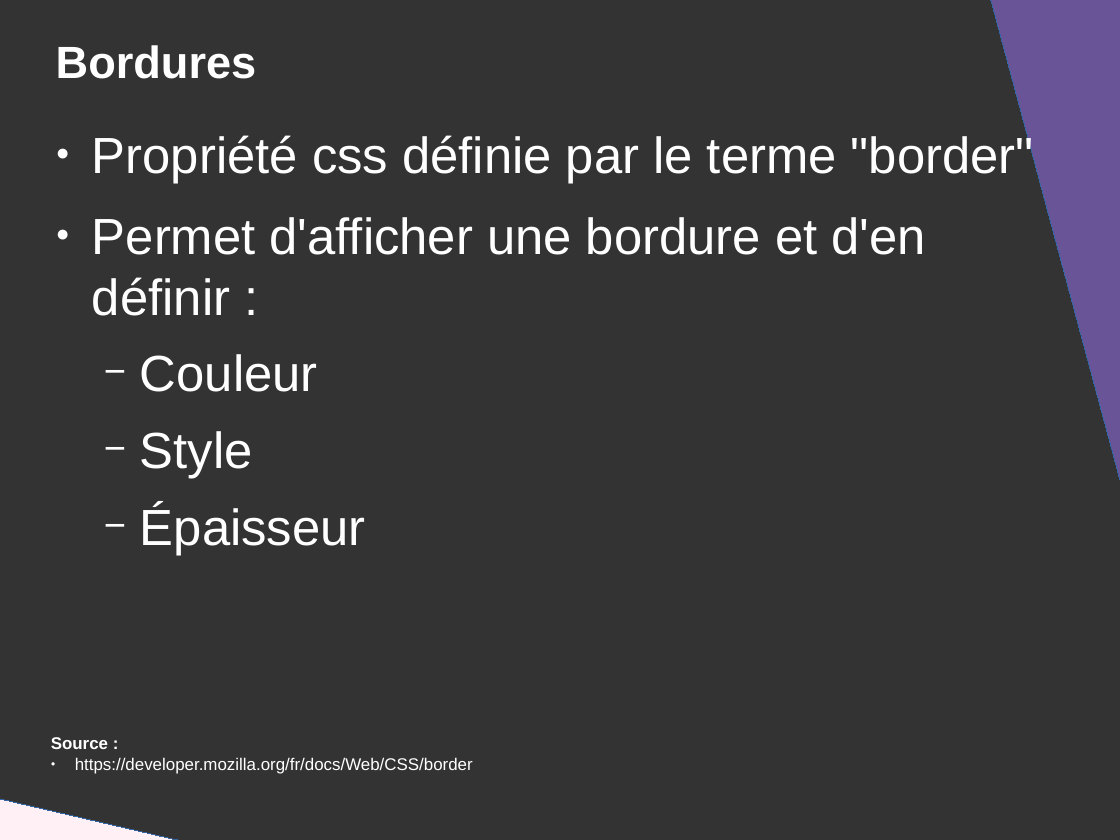
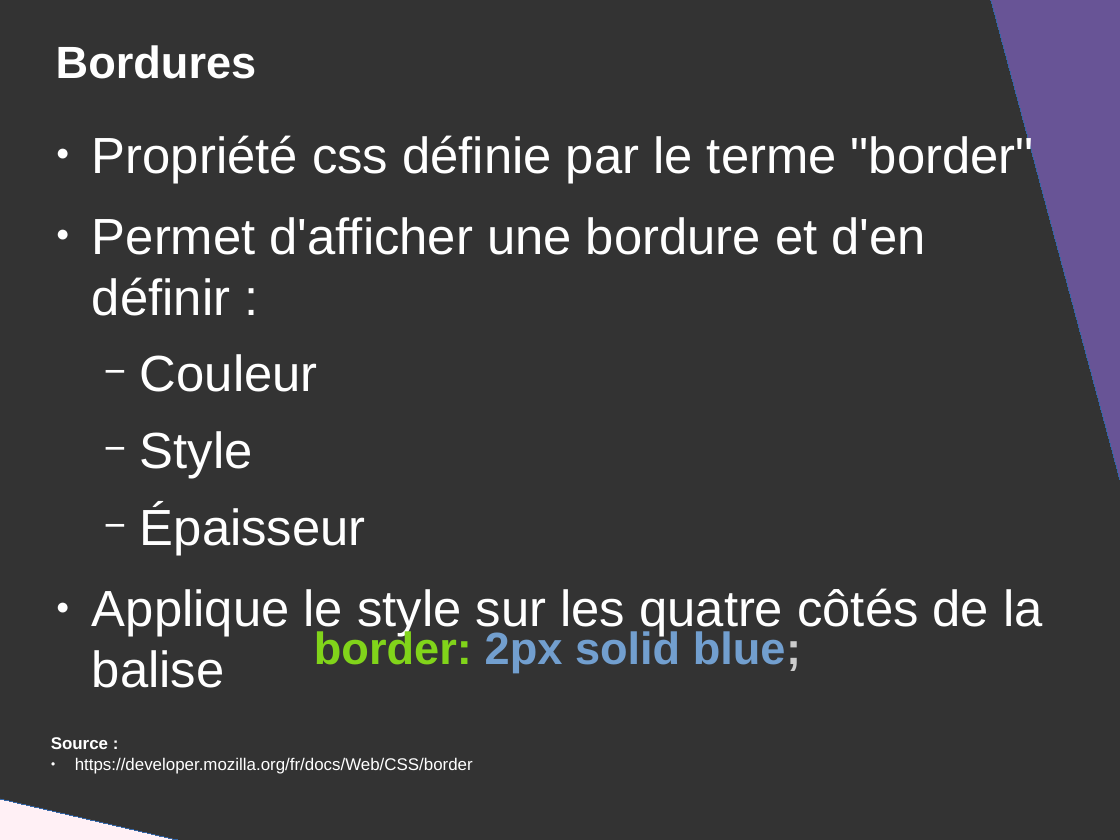
Before and after one commit to DanYellow/presentations, a slide deck: slide 39 of mmi/html/travaux-pratiques/numero-2/presentation.odp. Drawn at 1120x840 pixels with LibreOffice and Linux fonts; fonts in the diff are those of the drawing. Boxes give left, top, right and bottom in pixels: in the first picture for what was removed or moved away, otherwise in the second. Text is boxed around its words. In the diff, an @@ line names an element or a change of style, - is before the commit and + after.

```diff
--- a/mmi/html/travaux-pratiques/numero-2/presentation.odp
+++ b/mmi/html/travaux-pratiques/numero-2/presentation.odp
@@ text at [92,588,1043,636]: paragraph added @@
+● Applique le style sur les quatre côtés de la balise
@@ text added at [314,628,801,672], 32 pt, text #729FCF, bold @@
+border: 2px solid blue;
```
Also in this commit, not shown: 2 other slides changed, 7 slides added, 1 slide removed.
